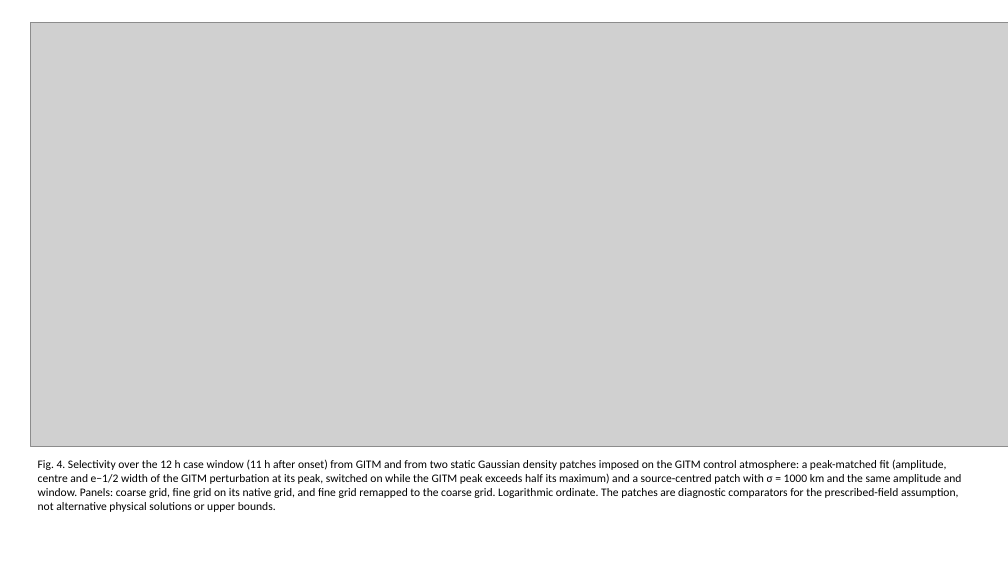
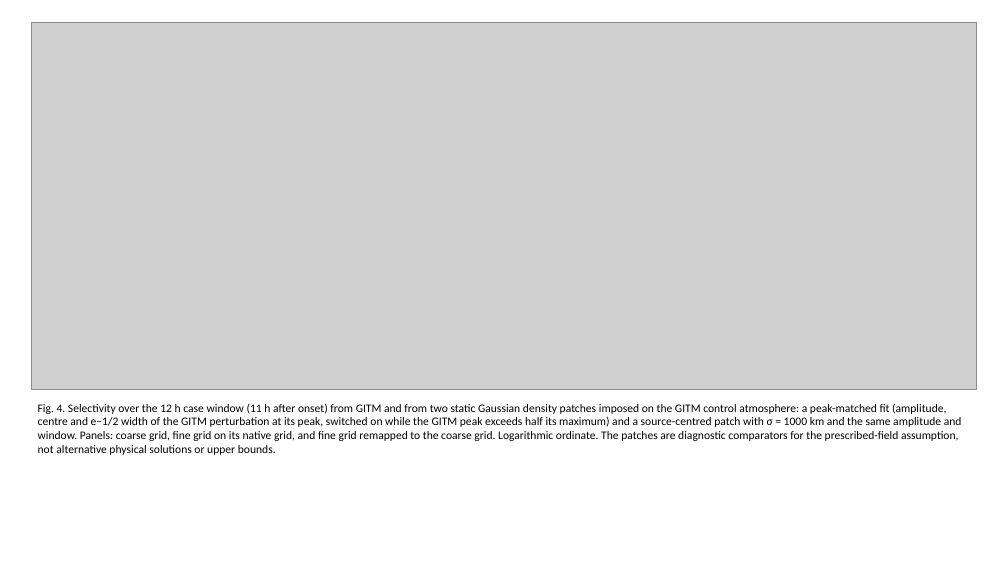
Before and after one commit to bougtoir/thermosphere-debris-selective-decay, a slide deck: slide 4 of manuscript/JSSE/figures.pptx. Drawn at 1008x567 pixels with LibreOffice and Linux fonts; fonts in the diff are those of the drawing; grey boxes stand for pictures. Boxes give left, top, right and bottom in pixels: in the first picture for what was removed or moved away, otherwise in the second. Text is boxed around its words. In the diff, an @@ line names an element or a change of style, - is before the commit and + after.

```diff
--- a/manuscript/JSSE/figures.pptx
+++ b/manuscript/JSSE/figures.pptx
@@ picture: place and size @@
-picture at [30, 23, 1008, 446]
+picture at [32, 23, 977, 389]
@@ text "Fig. 4. Selectivity over the ...": place and size @@
-text "Fig. 4. Selectivity over the ..." at [38, 459, 962, 512]
+text "Fig. 4. Selectivity over the ..." at [38, 403, 962, 455]
```
Also in this commit, not shown: 4 other slides changed, 8 other files.
